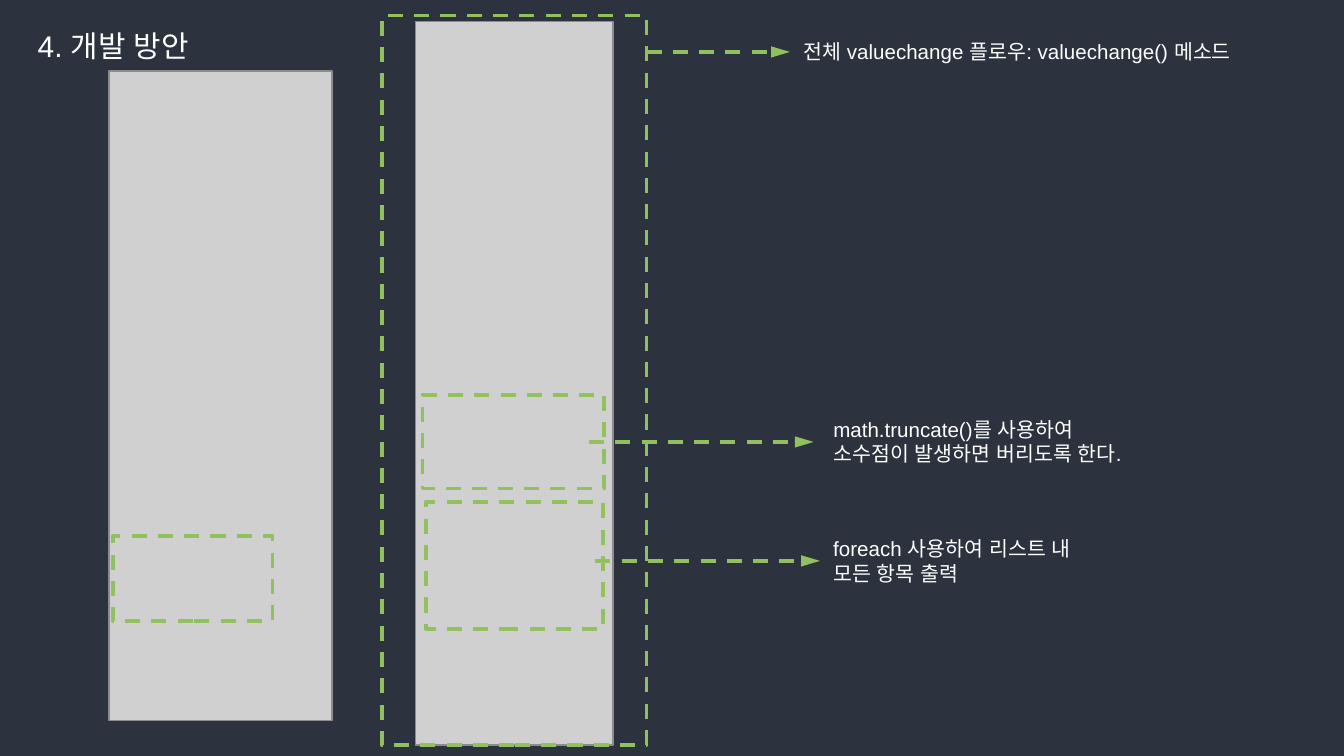
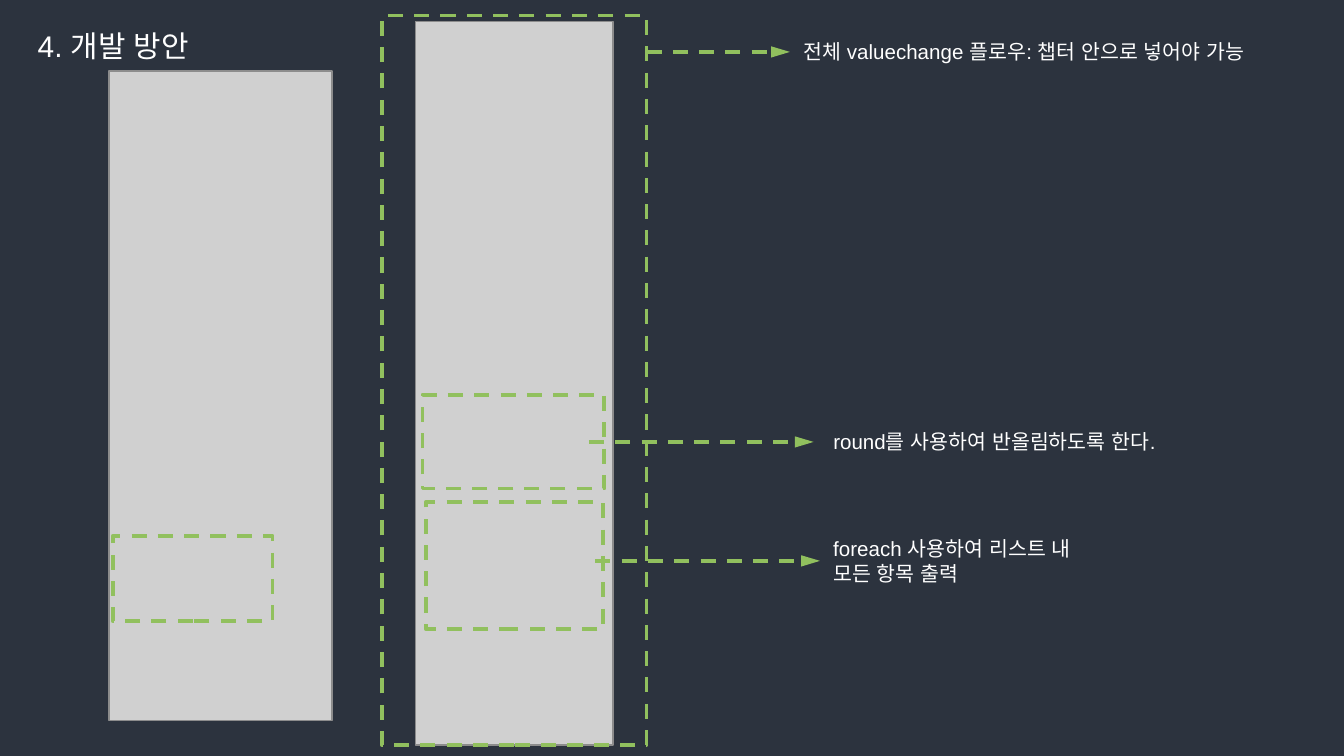
Before and after one commit to sudamilda/Rich_and_Bankrupt_Game_Test.ver, a slide deck: slide 15 of 부자와 파산.pptx. Drawn at 1344x756 pixels with LibreOffice and Linux fonts; fonts in the diff are those of the drawing; grey boxes stand for pictures. Boxes give left, top, right and bottom in pixels: in the first picture for what was removed or moved away, otherwise in the second. Text is boxed around its words. In the diff, an @@ line names an element or a change of style, - is before the commit and + after.

```diff
--- a/부자와 파산.pptx
+++ b/부자와 파산.pptx
@@ text at [803,42,1244,64]: text changed @@
-전체 valuechange 플로우: valuechange() 메소드
+전체 valuechange 플로우: 챕터 안으로 넣어야 가능
@@ text at [833,432,1156,451]: text changed @@
-math.truncate()를 사용하여
-소수점이 발생하면 버리도록 한다.
+round를 사용하여 반올림하도록 한다.
```
Also in this commit, not shown: 1 other slide changed, 8 other files.
